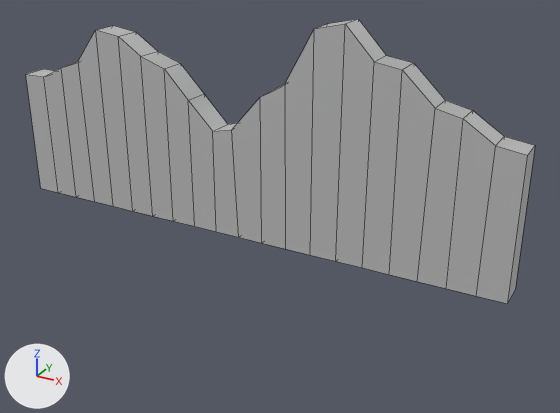
Before and after pictures for a commit that changed the FBX model StarCatcherGame/Assets/Landscapes/FBX Land/B-6.fbx.
The view is the same before and after, from a 50 mm lens placed at (0.279, -0.454, 0.255), pointed at (0.027, 0.004, 0.026). Arrows for +X, +Y and +Z are at lower left; the lights stay in place. Mesh edges are drawn as thin lines. Where no turn or scale is listed for an object, it has been applied to the vertices.

Script lines for the objects in view, before the commit:
```python
me_mesh = bpy.data.meshes.new('Mesh')
me_mesh.from_pydata(...)  # 84 vertices, 82 faces; spans x -0.2..0.2, y -0.01..0.01, z -0.05..0.115
me_mesh.materials.append(mat_lambert1)  # grey #bcbcbc
ob_pcube1 = bpy.data.objects.new('pCube1', me_mesh)
ob_pcube1.location = (0.0, 0.0, 0.05)
```
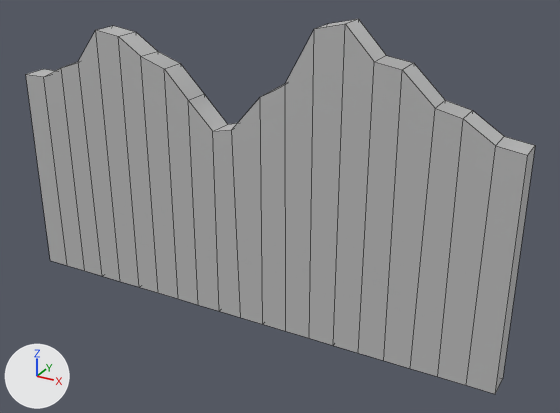
What differs and where, as boxes [x1, y1, x2, y2] in the pictures (560 x 413 px; the box of a moved part takes in the faces that stretch with it):
'pCube1', reshaped (31% taller)
    before: [26, 19, 535, 304]
    after: [26, 19, 535, 394]
part 1 of me_mesh, moved or reshaped
    before: [41, 54, 515, 304]
    after: [41, 54, 515, 394]

What changed in the scene script:
```text
Change me_mesh:
    where me_mesh.from_pydata(...)  # 84 vertices, 82 faces; spans x -0.2..0.2, y -0.01..0.01, z -0.05..0.115
    used by ob_pcube1; location = (0.0, 0.0, 0.05)
    me_mesh part 1: all 42 vertices in x -0.2..0.2, y -0.01..0.01, z -0.05 are moved by (0.0, 0.0, -0.07)
```
